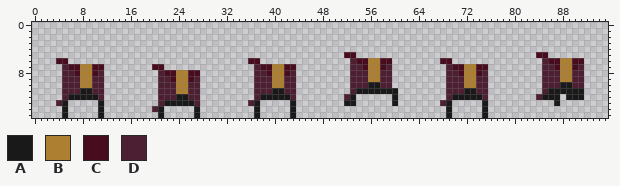
Edited in one commit: sprite sheet (Vrynhart/Assets/Sprites/Player/Clothes/MorpheusCoat.png). Above is the file before it was changed.
The file is 96x16 pixels.
Palette (. is transparent): A #191919  B #ad7f31  C #470d1f  D #4d1f32
Pixels before, first column x 4:
 5 ................................................CC..............................CC......
 6 CC..............................CC...............DCCBBCC........CC...............DCCBBCC
 7 .DCCBBCC........CC...............DCCBBCC.........DDCBBCD.........DCCBBCC.........DDCBBCD
 8 .DDCBBCD.........DCCBBCC.........DDCBBCD.........DDDBBDD.........DDCBBCD.........DDDBBDD
 9 .DDDBBDD.........DDCBBCD.........DDDBBDD.........DDDBBDD.........DDDBBDD.........DDDBBDD
10 .DDDBBDD.........DDDBBDD.........DDDBBDD.........DDDAADD.........DDDBBDD.........DDDAADD
11 .DDDAADD.........DDDBBDD.........DDDAADD.........DAAAAAAA........DDDAADD.........DAAAAAA
12 .DAAAAAD.........DDDAADD.........DAAAAAD........DA......A........DAAAAAD........DAAA.AAA
13 DA.....A.........DAAAAAD........DA.....A........AA......A.......DA.....A...........A....
14 .A.....A........DA.....A.........A.....A.........................A.....A................
15 .A.....A.........A.....A.........A.....A.........................A.....A................
After:
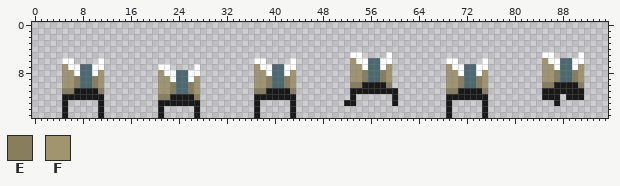
Colours new in this view: E #887e5d  F #a0956e
Commit: Morpheus set rename and recolor
What changed:
colour B: #ad7f31 -> #496a73
colour C: #470d1f -> #ffffff
Changed rows in their new state; - is a pixel that keeps its letter.
first column x 4:
 5 ------------------------------------------------.-C----C------------------------.-C----C
 6 .-C----C------------------------.-C----C---------F--------------.-C----C---------F------
 7 -F--------------.-C----C---------F---------------FF----F---------F---------------FF----F
 8 -FF----F---------F---------------FF----F---------FFE--EF---------FF----F---------FFE--EF
 9 -FFE--EF---------FF----F---------FFE--EF---------FFE--EF---------FFE--EF---------FFE--EF
10 -FFE--EF---------FFE--EF---------FFE--EF---------EEA--AE---------FFE--EF---------EEA--AE
11 -EEA--AE---------FFE--EF---------EEA--AE---------A---------------EEA--AE---------A------
12 -A-----A---------EEA--AE---------A-----A--------.----------------A-----A--------.-------
13 .----------------A-----A--------.-------------------------------.-----------------------
14 ----------------.-----------------------------------------------------------------------
Changed places in both pictures, as pixel boxes (x1, y1, x2, y2):
changed: (344, 52, 392, 100)
changed: (536, 52, 584, 100)
changed: (56, 58, 104, 106)
changed: (248, 58, 296, 106)
changed: (440, 58, 488, 106)
changed: (152, 64, 200, 112)
